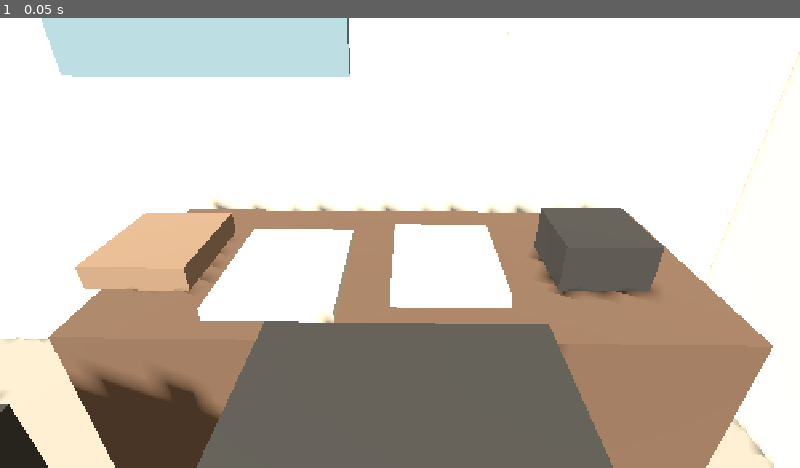
Above: before the commit, frame 1.
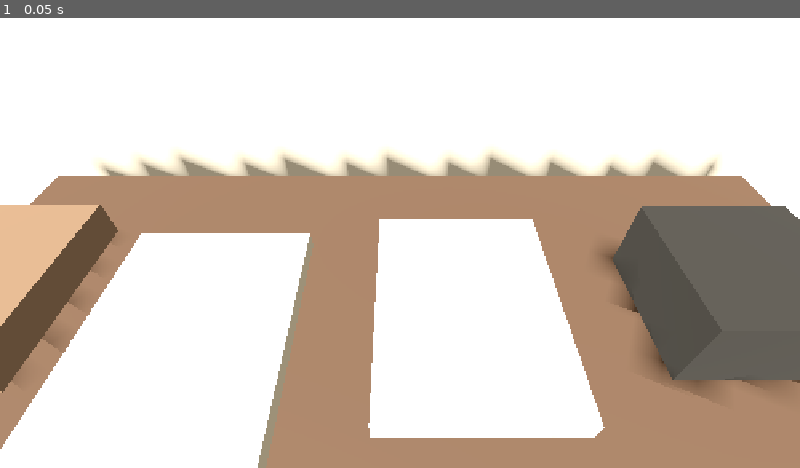
Above: after the commit, the same moment.

Repository: iracarranza/volley-world-manager
Game: Godot game, scene res://scenes/office/canonical_office_greybox.tscn
The game is run twice, just before and just after one commit, with the same random seed, the same clock (stepped at 60 frames per second) and the same inputs. This scene is started directly instead of the project's main scene.
Inputs:
- Up to frame 1 (0.05 s): no input

The runs differ from the first frame. In frame 1, 60% of the frame differs, in the area x 0-100%, y 0-100%.

Commit message:
Refine office desk camera

Diff:
--- a/scenes/office/canonical_office_greybox.gd
+++ b/scenes/office/canonical_office_greybox.gd
@@ -102,7 +102,9 @@
 	var cams := Node3D.new(); cams.name = "Cameras"; add_child(cams)
 	_camera(cams, "MainMenu", Vector3(0.0, 6.7, 3.9), Vector3(0.0, 0.35, -0.15), 42.0)
 	_camera(cams, "TransitionMid", Vector3(0.75, 3.75, 2.0), Vector3(0.75, 0.65, -1.0), 48.0)
-	var desk := _camera(cams, "Desk", Vector3(1.05, 1.42, -0.38), Vector3(1.03, 0.82, -1.48), 56.0)
+	# The Desk camera represents the manager's eye position after sitting down.
+	# It is forward of/above the chair rather than behind the chair back.
+	var desk := _camera(cams, "Desk", Vector3(1.05, 1.34, -1.03), Vector3(1.05, 0.79, -1.58), 58.0)
 	desk.current = true
 	_camera(cams, "Calendar", Vector3(1.30, 1.55, -0.58), Vector3(1.62, 1.62, -1.94), 48.0)
 	_camera(cams, "Door", Vector3(0.55, 1.55, -0.25), Vector3(2.35, 1.0, 1.05), 52.0)
